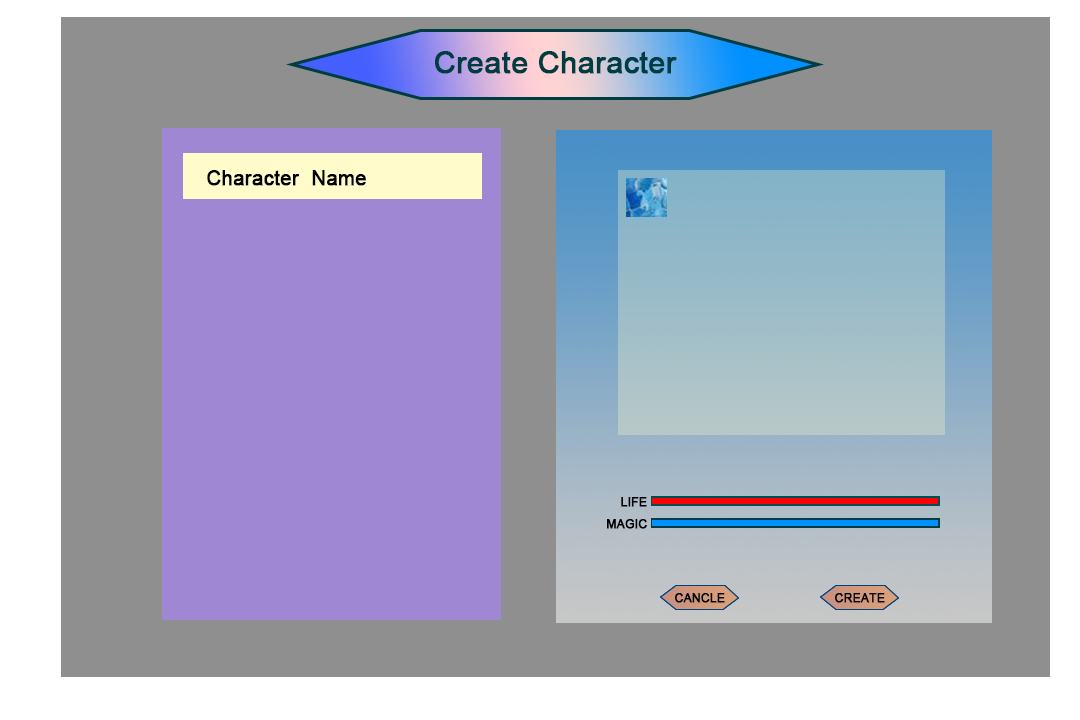
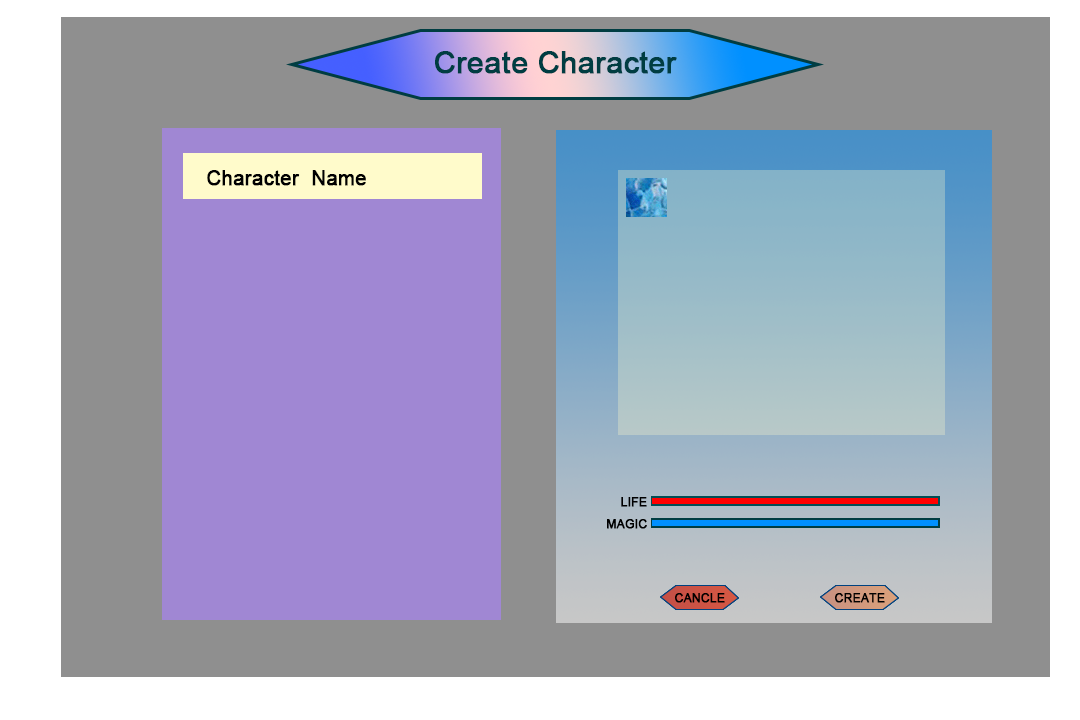
The second 1080x720 image is a revision of the first. Changes to its layers:
painted on "cancle_button_hovered" over 662, 586, 738, 609
painted on "cancle_button_disabled" over 662, 586, 737, 609
painted on "cancle_button_pressed" over 663, 586, 738, 609
painted on "cancle_button_normal" over 663, 586, 737, 609
painted on "property_bg" over 661, 586, 738, 609
